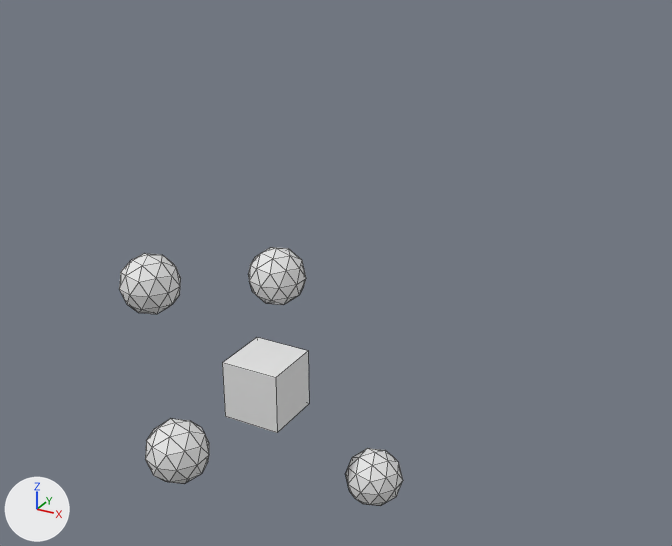
The Blender file sim/trilateration.blend, before and after one commit.
Before and after are seen from a 50 mm lens placed at (14.6, -22.0, 15.6), pointed at (2.0, 1.0, 4.1). Every picture has the same lights, and +X, +Y and +Z are marked at lower left. The older version comes first. Mesh edges are drawn as thin lines.

The older version as bpy lines, for what is in view:
```python
me_cube = bpy.data.meshes.new('Cube')
me_cube.from_pydata(...)  # a box spanning x -1.0..1.0, y -1.0..1.0, z -1.0..1.0
me_cube.materials.append(mat_material)  # white #e7e7e7
me_icosphere_001 = bpy.data.meshes.new('Icosphere.001')
me_icosphere_001.from_pydata(...)  # an icosphere of 80 faces spanning x -0.95..0.95, y -1.0..1.0, z -1.0..1.0
me_icosphere_002 = bpy.data.meshes.new('Icosphere.002')
me_icosphere_002.from_pydata(...)  # an icosphere of 80 faces spanning x -0.95..0.95, y -1.0..1.0, z -1.0..1.0
me_icosphere_003 = bpy.data.meshes.new('Icosphere.003')
me_icosphere_003.from_pydata(...)  # an icosphere of 80 faces spanning x -0.95..0.95, y -1.0..1.0, z -1.0..1.0
me_icosphere_004 = bpy.data.meshes.new('Icosphere.004')
me_icosphere_004.from_pydata(...)  # an icosphere of 80 faces spanning x -0.95..0.95, y -1.0..1.0, z -1.0..1.0
ob_anchor_001 = bpy.data.objects.new('Anchor.001', me_icosphere_001)
ob_anchor_001.location = (-0.93, 2.18, 2.89)
ob_anchor_002 = bpy.data.objects.new('Anchor.002', me_icosphere_002)
ob_anchor_002.location = (-0.98, -3.56, -0.69)
ob_anchor_003 = bpy.data.objects.new('Anchor.003', me_icosphere_003)
ob_anchor_003.location = (3.01, 1.83, -3.68)
ob_anchor_004 = bpy.data.objects.new('Anchor.004', me_icosphere_004)
ob_anchor_004.location = (-3.61, -1.12, 3.33)
ob_cube = bpy.data.objects.new('Cube', me_cube)
ob_cube.location = (-0.07, 0.04, 0.06)
```
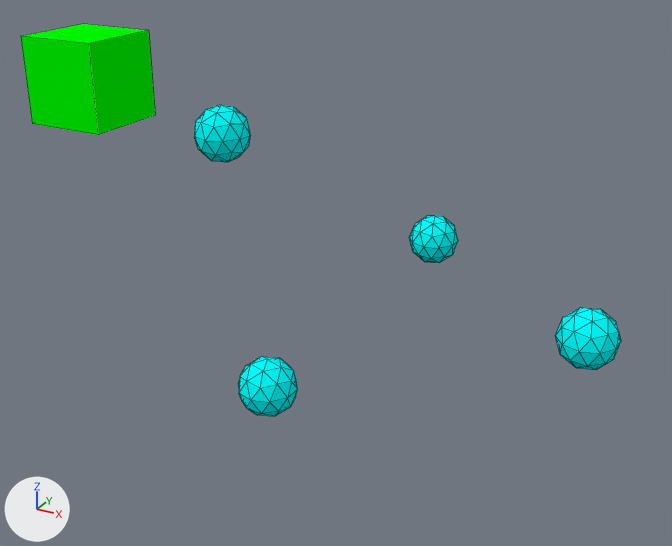
Pixel boxes (x1, y1, x2, y2) of what changed, in the pictures (672 x 546 px):
```json
{"object": "Cube", "change": "recoloured, moved, rescaled", "before": [222, 337, 309, 433], "after": [21, 24, 155, 135], "on screen": "53% wider, 15% taller"}
{"object": "Anchor.002", "change": "recoloured, moved", "before": [145, 419, 209, 484], "after": [238, 356, 298, 417]}
{"object": "Anchor.003", "change": "recoloured, moved", "before": [345, 448, 403, 506], "after": [555, 307, 621, 370]}
{"object": "Anchor.004", "change": "recoloured, moved", "before": [119, 253, 181, 314], "after": [194, 105, 251, 162]}
{"object": "Anchor.001", "change": "recoloured, moved", "before": [248, 247, 306, 305], "after": [409, 215, 458, 263]}
```

The change, as JSON lines over the scene's bpy script:
```json
{"op": "add", "block": "mat_anchor", "code": ["mat_anchor = diffuse_material('ANCHOR')", "mat_anchor.base_color = (0.0, 1.0, 1.0)  # cyan #00ffff"]}
{"op": "add", "block": "mat_tag", "code": ["mat_tag = diffuse_material('TAG')", "mat_tag.base_color = (0.0, 1.0, 0.0)  # green #00ff00"]}
{"block": "me_cube", "where": "me_cube.from_pydata(...)  # 8 vertices, 6 faces; spans x -1.0..1.0, y -1.0..1.0, z -1.0..1.0"}
{"op": "remove", "block": "me_cube", "code": "me_cube.materials.append(mat_material)  # white #e7e7e7"}
{"op": "add", "block": "me_cube", "code": "me_cube.materials.append(mat_tag)  # green #00ff00"}
{"block": "me_icosphere_001", "where": "me_icosphere_001.from_pydata(...)  # 42 vertices, 80 faces; spans x -0.95..0.95, y -1.0..1.0, z -1.0..1.0"}
{"op": "add", "block": "me_icosphere_001", "code": "me_icosphere_001.materials.append(mat_anchor)  # cyan #00ffff"}
{"block": "me_icosphere_002", "where": "me_icosphere_002.from_pydata(...)  # 42 vertices, 80 faces; spans x -0.95..0.95, y -1.0..1.0, z -1.0..1.0"}
{"op": "add", "block": "me_icosphere_002", "code": "me_icosphere_002.materials.append(mat_anchor)  # cyan #00ffff"}
{"block": "me_icosphere_003", "where": "me_icosphere_003.from_pydata(...)  # 42 vertices, 80 faces; spans x -0.95..0.95, y -1.0..1.0, z -1.0..1.0"}
{"op": "add", "block": "me_icosphere_003", "code": "me_icosphere_003.materials.append(mat_anchor)  # cyan #00ffff"}
{"block": "me_icosphere_004", "where": "me_icosphere_004.from_pydata(...)  # 42 vertices, 80 faces; spans x -0.95..0.95, y -1.0..1.0, z -1.0..1.0"}
{"op": "add", "block": "me_icosphere_004", "code": "me_icosphere_004.materials.append(mat_anchor)  # cyan #00ffff"}
{"op": "set", "path": "ob_cube.location", "old": "(-0.07, 0.04, 0.06)", "new": "(1.79, -8.5, 11.8)"}
{"op": "set", "path": "ob_cube.scale", "old": "(1.0, 1.0, 1.0)", "new": "(0.835, 0.835, 0.835)"}
{"op": "set", "path": "ob_anchor_001.location", "old": "(-0.93, 2.18, 2.89)", "new": "(1.08, 10.9, 1.59)"}
{"op": "set", "path": "ob_anchor_002.location", "old": "(-0.98, -3.56, -0.69)", "new": "(0.0, 0.0, 0.0)"}
{"op": "set", "path": "ob_anchor_003.location", "old": "(3.01, 1.83, -3.68)", "new": "(9.07, 4.43, 2.01)"}
{"op": "set", "path": "ob_anchor_004.location", "old": "(-3.61, -1.12, 3.33)", "new": "(-3.82, 3.47, 7.11)"}
```
